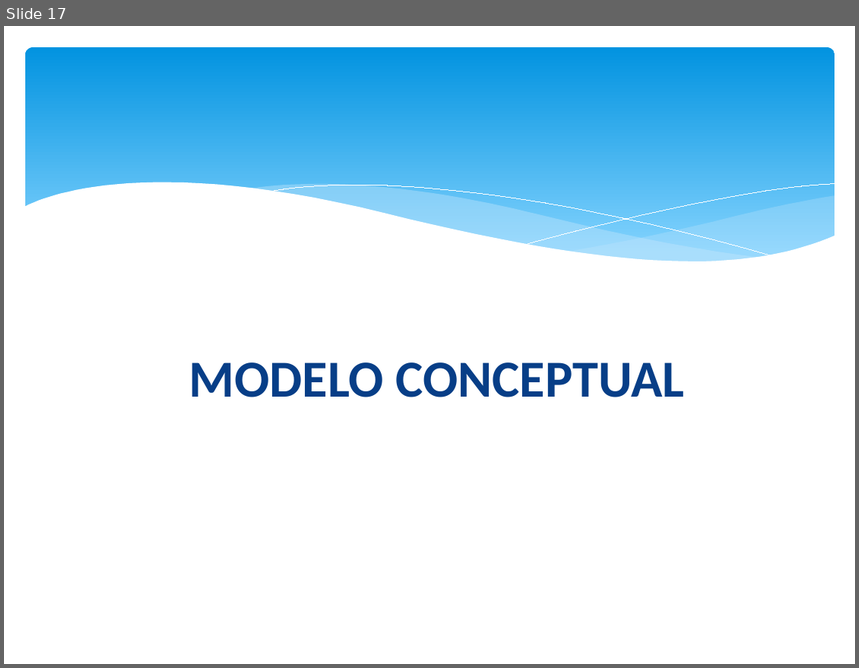
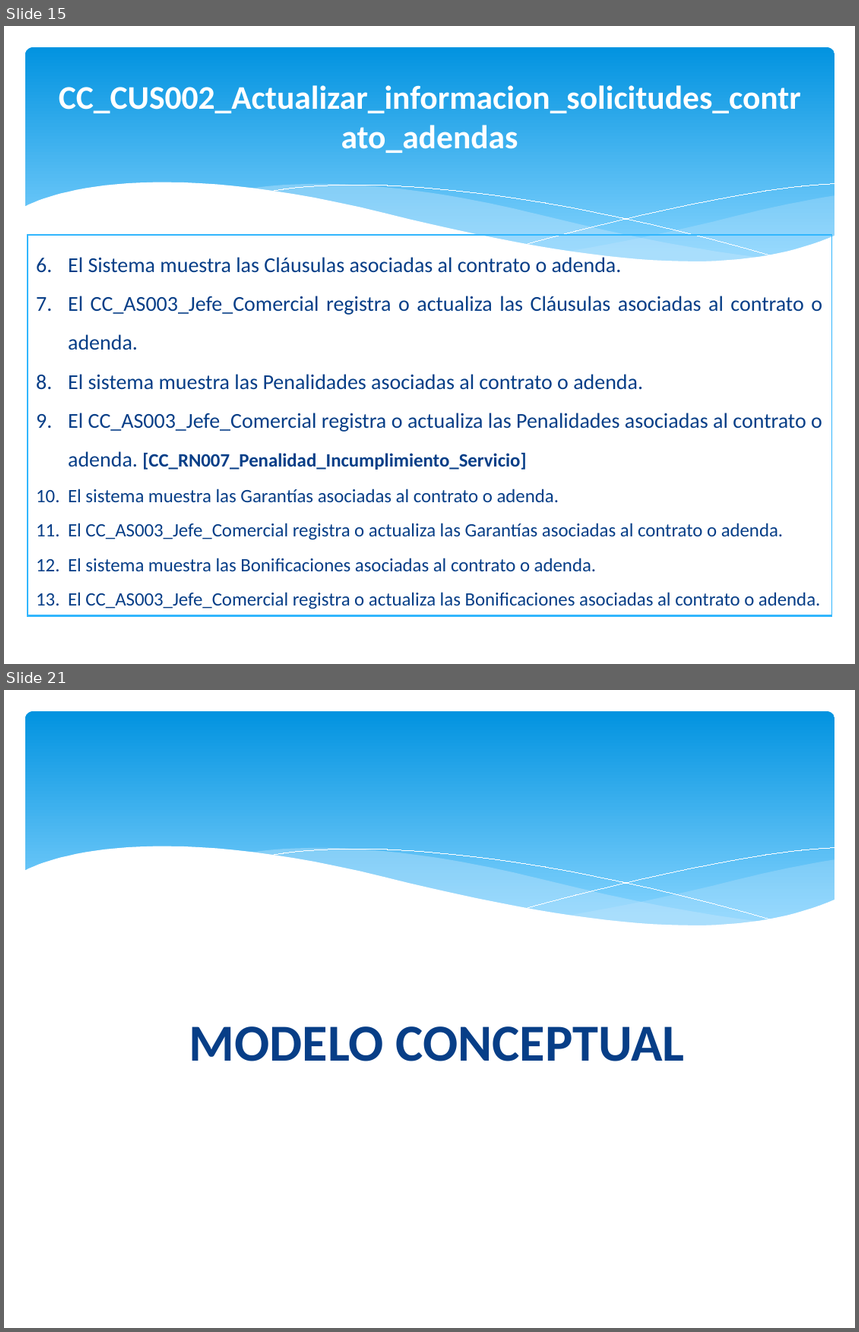
Before and after one commit to orlysemperfi/tp2-contratos-clientes, a slide deck: ITERACION 3/SUB ITERACION 4/PPT SUB-ITERACION 4 v1.1.pptx. Shown one above the other, each under a label of ours: slide 17 before the commit, slides 15 and 21 after it; the slides between them are not shown. The pictures are 859x668 and 859x1332 pixels, drawn with LibreOffice and Linux fonts; fonts in the diff are those of the drawing. Boxes give left, top, right and bottom in pixels: in the first picture for what was removed or moved away, otherwise in the second. Text is boxed around its words. In the diff, an @@ line names an element or a change of style, - is before the commit and + after.

```diff
--- a/ITERACION 3/SUB ITERACION 4/PPT SUB-ITERACION 4 v1.1.pptx
+++ b/ITERACION 3/SUB ITERACION 4/PPT SUB-ITERACION 4 v1.1.pptx
@@ slide 15 added at (4,26,855,664), background #FFFFFF; not listed: 6 template elements that a slide beside it also shows @@
@@ text added at (59,85,801,153), 28 pt, text #FFFFFF, bold @@
+CC_CUS002_Actualizar_informacion_solicitudes_contrato_adendas
@@ table added at (28,236,832,641), 1 rows, 1 columns @@
+El Sistema muestra las Cláusulas asociadas al contrato o adenda. / El CC_AS003_Jefe_Comercial registra o actualiza las Cláusulas asociadas al contrato o adenda. / El sistema muestra las Penalidades asociadas al contrato o adenda. / El CC_AS003_Jefe_Comercial registra o actualiza las Penalidades asociadas al contrato o adenda. [CC_RN007_Penalidad_Incumplimiento_Servicio] / El sistema muestra las Garantías asociadas al contrato o adenda. / El CC_AS003_Jefe_Comercial registra o actualiza las Garantías asociadas al contrato o adenda. / El sistema muestra las Bonificaciones asociadas al contrato o adenda. / El CC_AS003_Jefe_Comercial registra o actualiza las Bonificaciones asociadas al contrato o adenda.
@@ what was slide 17 is now slide 21 @@
```
Also in this commit, not shown: 17 slides changed, 3 other slides added, 1 other file.
